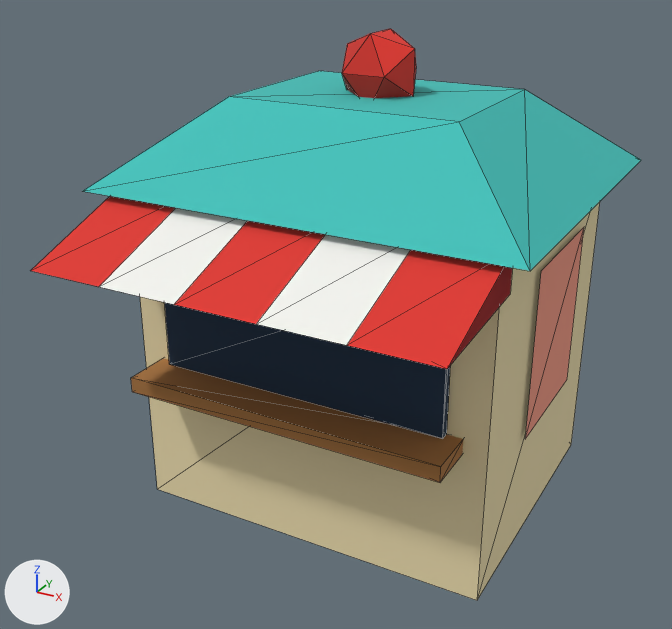
One commit to the glTF model client/public/assets/models/prop_kiosk.glb: the scene before it, then after it.
Before and after are seen from a 50 mm lens placed at (2.58, -5.16, 3.78), pointed at (-0.07, -0.33, 1.37). The lights are fixed; the arrows at lower left show +X, +Y and +Z. The first picture is the older version. Mesh edges are drawn as thin lines. Vertices at exactly the same position are counted once.

The older version as bpy lines, for what is in view:
```python
me_prop_kiosk = bpy.data.meshes.new('prop_kiosk')
me_prop_kiosk.from_pydata(...)  # 66 vertices, 78 faces; spans x -1.4..1.4, y -1.72..1.3, z 0.0..3.09
me_prop_kiosk.materials.append(mat_vcol)
ob_prop_kiosk = bpy.data.objects.new('prop_kiosk', me_prop_kiosk)
ob_prop_kiosk.location = (0.0, 0.0, 0.0)
```
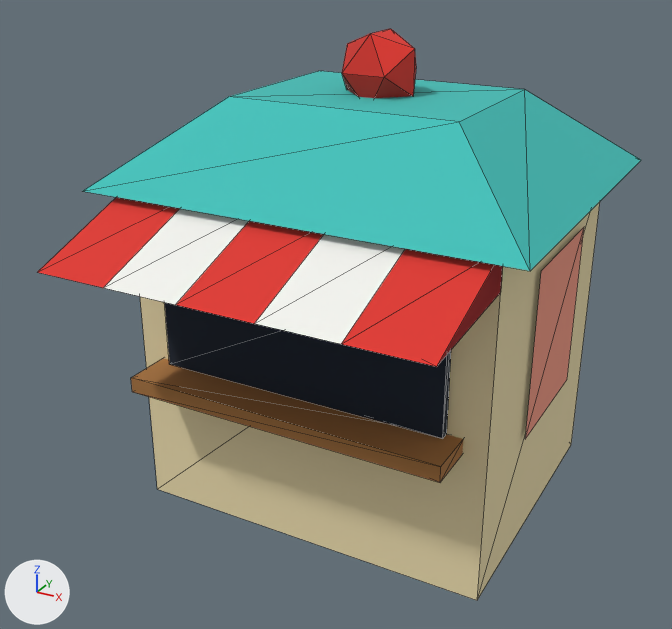
The edits, one by one:
me_prop_kiosk is used by ob_prop_kiosk; location (0.0, 0.0, 0.0).
me_prop_kiosk had 66 vertices, 78 faces and spanned x -1.4..1.4, y -1.72..1.3, z 0.0..3.09.
me_prop_kiosk now has 70 vertices, 80 faces and spans x -1.4..1.4, y -1.72..1.3, z 0.0..3.09.
me_prop_kiosk part 1: the loose piece of 14 vertices spanning x -1.25..1.25, y -1.72..-0.9, z 1.92..2.22 is scaled about its middle by (0.96, 1, 1).
me_prop_kiosk part 2: 10 kept faces spanning x -0.95..0.95, y -0.96..-0.9, z 1.07..2.02 get new vertex colours; the middle colour goes from dark blue #223850 to dark blue #1a2635.
Other edits to the shape of me_prop_kiosk do not show in these pictures.

Location of each change, [x1, y1, x2, y2] in pixels of the pictures (672 x 629 px; the box of a moved part takes in the faces that stretch with it):
'prop_kiosk', reshaped
    before: [31, 29, 641, 600]
    after: [38, 29, 641, 600]
part 1 of me_prop_kiosk, moved or reshaped
    before: [31, 196, 512, 369]
    after: [38, 197, 503, 367]
part 2 of me_prop_kiosk, recoloured
    both: [165, 303, 451, 439]
